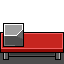
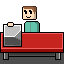
Layers edited between the first and the second 64 x 64 image:
added layer "Paint Layer 5" above "Calque de dessin 4" over [3, 6, 40, 47]
painted on "Calque de dessin 4" over [3, 6, 40, 47]
